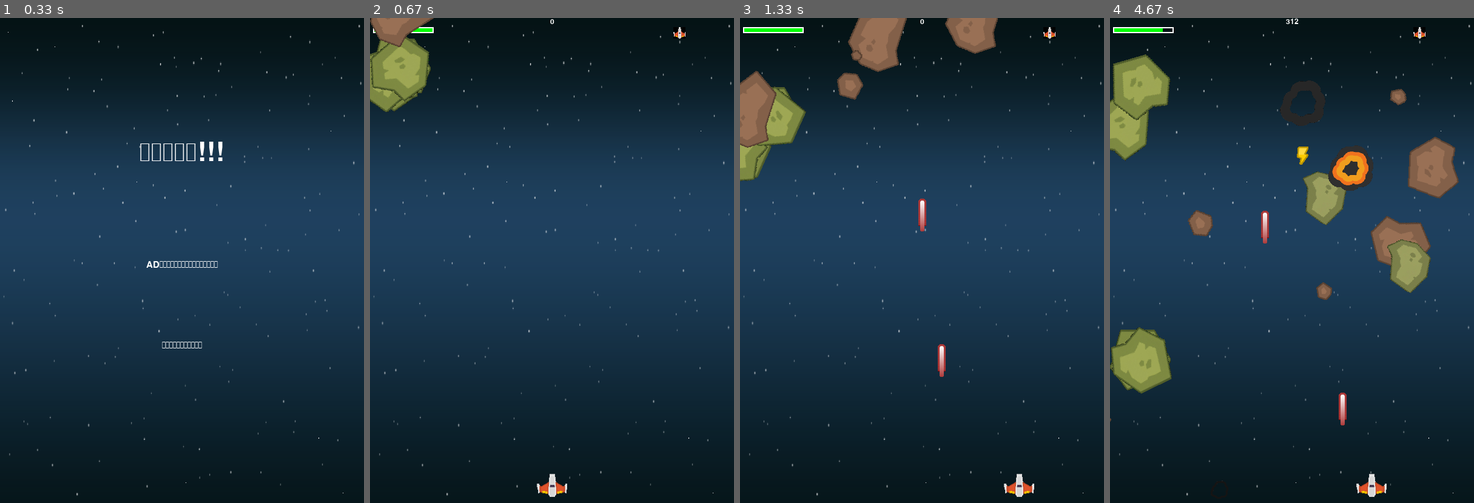
Above: before the commit, frames 1-4 (left to right).
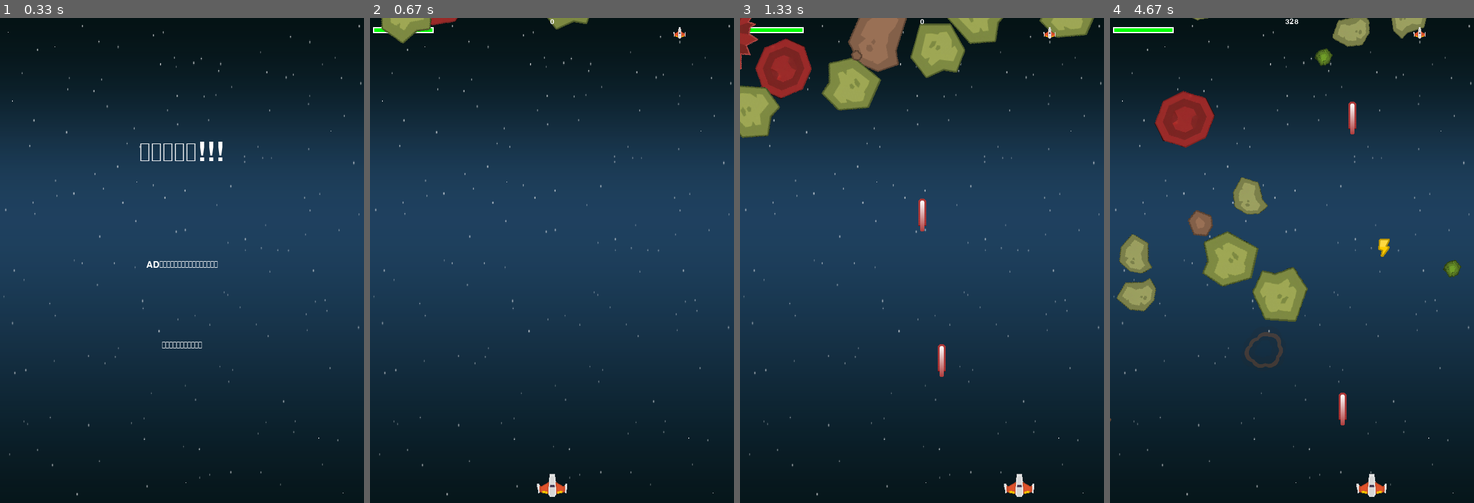
Above: after the commit, the same moments.

Repository: jz588738-byte/my-first-pygame
Game: pygame game, started from main.py
Two runs of this game, one before a commit and one after it. Both use one fixed random seed, a clock stepped at 60 frames per second and the inputs below.
Inputs:
- Up to frame 1 (0.33 s): no input
- Up to frame 2 (0.67 s): tap Space at 0.33 s
- Up to frame 3 (1.33 s): tap Space at 0.67, 1.07 s; hold D from 1 s (still down)
- Up to frame 4 (4.67 s): tap Space at 1.37, 1.57, 1.87, 2.07, 2.37, 2.63, 2.93, 3.07, 3.37, 3.73, 4.03, 4.23, 4.53 s; release D at 1.47 s; hold D 1.5-1.97 s; hold A 2-2.53 s; hold A 2.57-2.97 s; hold D 3-3.63 s; hold A 3.67-4.13 s; hold D 4.17-4.63 s

Frame 1 is identical in both runs. In frame 2, 2.8% of the frame differs, in the area x 0-61%, y 0-20%; in frame 3, 7.7%; in frame 4, 17%, in the area x 0-97%, y 0-98%.

Commit message:
Main (#7)
* fix: 優化程式管理規範與修復基礎錯誤

1. 新增 .gitignore 資料夾，排除快取檔 (__pycache__)題。

* refactor: 應用物件導向封裝原則重構遊戲邏輯

1. 統一管理隕石數量常數。
2. 將飛機射速邏輯封裝至 Player 類別，降低程式耦合度。

* feat: 增加爆炸隕石並實作其連鎖爆炸機制與特殊死亡特效

1. 實作 ExplodingRock 連鎖引爆，並處理無限遞迴問題。
2. 解決 SplitRock 循環引用衝突。
3. 整合爆炸波及加分系統。

Diff:
--- a/main.py
+++ b/main.py
@@ -1,7 +1,7 @@
 import pygame
 import random
 from setting import *
-from sprites import Player, Explosion, Power_up, BaseRock, SplitRock
+from sprites import Player, Explosion, Power_up, BaseRock, SplitRock, ExplodingRock
 from resource_manager import Load_resources
 from ui_utils import Draw_text, Draw_health, Draw_lives, Draw_init, Draw_end_screen
 
@@ -38,10 +38,23 @@
 
     #增加石頭
     def new_rock(self):
-        if random.random() < 0.2:
+        if len(self.rocks) >= MAX_ROCKS:
+            return
+
+        spawn_rates = {
+            'base': 50,
+            'split': 30,
+            'exploding':20
+        }
+
+        rock_type = random.choices(list(spawn_rates.keys()), weights = list(spawn_rates.values()), k = 1)[0]
+        if rock_type == 'base':
+            r = BaseRock(self.res)
+        elif rock_type == 'split':
             r = SplitRock(self.res)
-        else:
-            r = BaseRock(self.res)
+        elif rock_type == 'exploding':
+            r = ExplodingRock(self.res)
+
         self.all_sprites.add(r)
         self.rocks.add(r)
 
@@ -68,6 +81,10 @@
     key_pressed = pygame.key.get_pressed()
     if key_pressed[pygame.K_SPACE]:
         game.player.shoot(game.all_sprites, game.bullets)
+    # 自動補充隕石 (維持 MIN_ROCKS~MAX_ROCKS 顆)
+    while len(game.rocks) < MIN_ROCKS:
+        game.new_rock()
+
     # 更新全部的物件
     game.all_sprites.update()
 
@@ -78,21 +95,26 @@
         expl_sound.set_volume(0.5)
         expl_sound.play()
         game.score += int(hit.radius)
-        expl = Explosion(hit.rect.center, 'lg', res)
-        game.all_sprites.add(expl)
-        if isinstance(hit, SplitRock):
-            hit.split(game.all_sprites, game.rocks)
+        if not isinstance(hit, ExplodingRock):
+            expl = Explosion(hit.rect.center, 'lg', res)
+            game.all_sprites.add(expl)
         #寶物的掉落
         if random.random() > 0.9:
             power = Power_up(res, hit.rect.center)
             game.all_sprites.add(power)
             game.powers.add(power)
-        game.new_rock()
+        #子彈射擊到的石頭種類
+        if isinstance(hit, SplitRock):
+            hit.split(game.all_sprites, game.rocks)
+            continue
+        elif isinstance(hit, ExplodingRock):
+            hit.damage_exploding(game.all_sprites, game.rocks, Explosion, game)
+            continue
+
 
     #飛機和石頭的碰撞
     hits = pygame.sprite.spritecollide(game.player,game.rocks,True,pygame.sprite.collide_circle)
     for hit in hits:
-        game.new_rock()
         game.player.health -= hit.radius
         expl = Explosion(hit.rect.center, 'sm', res)
         game.all_sprites.add(expl)
@@ -130,8 +152,6 @@
                 game.player.health = 100
             res['sound']['power_up_sound']['heal'].play()
         elif hit.type == 'grade_up':
-            if game.player.grade == 1:
-                game.player.shoot_delay -= 50
             game.player.grade_up()
             res['sound']['power_up_sound']['grade_up'].play()
 
--- a/resource_manager.py
+++ b/resource_manager.py
@@ -13,44 +13,62 @@
         'sound': {
             'power_up_sound':{}
         },
-        'anim': {'lg': [], 'sm': [], 'player_die': []}
+        'anim': {'lg': [], 'sm': [], 'player_die': [], 'damage_exploding': []}
     }
 
     #加載圖片
     res['img']['background'] = pygame.image.load(os.path.join(BASE_DIR, 'image','background.png')).convert()
     res['img']['background'] = pygame.transform.scale(res['img']['background'],(WIDTH,HEIGHT))
     res['img']['player'] = pygame.image.load(os.path.join(BASE_DIR, 'image','player.png')).convert()
+    res['img']['player'].set_colorkey(BLACK)
     res['img']['player_mini'] = pygame.image.load(os.path.join(BASE_DIR, 'image','player.png')).convert()
+    res['img']['player_mini'].set_colorkey(BLACK)
     res['img']['player_mini'] = pygame.transform.scale(res['img']['player_mini'], (20, 19))
     res['img']['bullet'] = pygame.image.load(os.path.join(BASE_DIR, 'image','bullet.png')).convert()
+    res['img']['bullet'].set_colorkey(BLACK)
     #寶物圖片
     res['power_up_img']['grade_up'] = pygame.image.load(os.path.join(BASE_DIR, 'image','grade_up.png')).convert()
+    res['power_up_img']['grade_up'].set_colorkey(BLACK)
     res['power_up_img']['heal'] = pygame.image.load(os.path.join(BASE_DIR, 'image','heal.png')).convert()
+    res['power_up_img']['heal'].set_colorkey(BLACK)
 
+    #隕石圖片
     res['img']['rocks'] = []
     for i in range(7):
-        res['img']['rocks'].append(pygame.image.load(os.path.join(BASE_DIR, 'image',f'rock{i}.png')).convert())
+        img = pygame.image.load(os.path.join(BASE_DIR, 'image',f'rock{i}.png')).convert()
+        img.set_colorkey(BLACK)
+        res['img']['rocks'].append(img)
 
     res['img']['split_rocks'] = []
-    for i in range(5):
-        res['img']['split_rocks'].append(pygame.image.load(os.path.join(BASE_DIR, 'image',f'split_rock{i}.png')).convert())
+    for i in range(3):
+        img = pygame.image.load(os.path.join(BASE_DIR, 'image',f'split_rock{i}.png')).convert()
+        img.set_colorkey(BLACK)
+        res['img']['split_rocks'].append(img)
 
+    res['img']['exploding_rock'] = []
+    for i in range(3):
+        img = pygame.image.load(os.path.join(BASE_DIR, 'image',f'exploding_rock{i}.png')).convert()
+        img.set_colorkey(BLACK)
+        res['img']['exploding_rock'].append(img)
     #爆炸的動畫圖片
     for i in range(9):
-        expl_img = pygame.image.load(os.path.join(BASE_DIR, 'image',f'expl{i}.png')).convert()
-        expl_img.set_colorkey(BLACK)
+        expl_img = pygame.image.load(os.path.join(BASE_DIR, 'image',f'expl{i}.png')).convert_alpha()
         res['anim']['lg'].append(pygame.transform.scale(expl_img, (75, 75)))
         res['anim']['sm'].append(pygame.transform.scale(expl_img, (30, 30)))
 
-        player_expl_img = pygame.image.load(os.path.join(BASE_DIR, 'image', f'player_expl{i}.png')).convert()
-        player_expl_img.set_colorkey(BLACK)
+        player_expl_img = pygame.image.load(os.path.join(BASE_DIR, 'image', f'player_expl{i}.png')).convert_alpha()
         res['anim']['player_die'].append(player_expl_img)
+
+    for i in range(1, 10):
+        damage_exploding_img = pygame.image.load(os.path.join(BASE_DIR, 'image', f'damage_exploding ({i}).png')).convert_alpha()
+        res['anim']['damage_exploding'].append(damage_exploding_img)
 
     #加載音樂
     res['sound']['shoot'] = pygame.mixer.Sound(os.path.join(BASE_DIR, 'sound','shoot.wav'))
     res['sound']['player_die'] = pygame.mixer.Sound(os.path.join(BASE_DIR, 'sound','rumble.ogg'))
     res['sound']['power_up_sound']['grade_up'] = pygame.mixer.Sound(os.path.join(BASE_DIR, 'sound','grade_up.wav'))
     res['sound']['power_up_sound']['heal'] = pygame.mixer.Sound(os.path.join(BASE_DIR, 'sound', 'heal.wav'))
+    res['sound']['damage_exploding'] = pygame.mixer.Sound(os.path.join(BASE_DIR, 'sound', 'damage_exploding.wav'))
     res['sound']['expls'] = [
     pygame.mixer.Sound(os.path.join(BASE_DIR, 'sound','expl0.wav')),
     pygame.mixer.Sound(os.path.join(BASE_DIR, 'sound','expl1.wav'))
--- a/setting.py
+++ b/setting.py
@@ -8,3 +8,14 @@
 RED = (255,0,0)
 YELLOW = (255,255,0)
 BLACK = (0,0,0)
+
+# 隕石設定
+ROCK_MIN_SPEED_Y = 2
+ROCK_MAX_SPEED_Y = 5
+ROCK_SPEED_X_RANGE = (-1, 1)
+ROCK_ROT_DEGREE_RANGE = (-2, 2)
+# 隕石生成範圍 Y 軸
+ROCK_SPAWN_Y_MIN = -200
+ROCK_SPAWN_Y_MAX = -100
+MAX_ROCKS = 20
+MIN_ROCKS = 10
--- a/sprites/__init__.py
+++ b/sprites/__init__.py
@@ -4,4 +4,4 @@
 from .power_up import Power_up
 
 #處理石頭package的導出
-from .rocks import BaseRock, SplitRock
+from .rocks import BaseRock, SplitRock, ExplodingRock
--- a/sprites/player.py
+++ b/sprites/player.py
@@ -32,6 +32,8 @@
         now = pygame.time.get_ticks()
         if self.grade > 1 and now - self.grade_time > 10000:
             self.grade -= 1
+            if self.grade == 1:
+                self.shoot_delay += 50
             self.grade_time = now
         #復活多久可以動
         if self.is_respawn and now - self.respawn_time > 1000:
@@ -78,6 +80,8 @@
         self.rect.center = (WIDTH // 2, HEIGHT + 500)
 
     def grade_up(self):
+        if self.grade == 1:
+            self.shoot_delay -= 50
         self.grade += 1
         self.grade_time = pygame.time.get_ticks()
 
--- a/sprites/rocks/__init__.py
+++ b/sprites/rocks/__init__.py
@@ -1,2 +1,3 @@
 from .base_rock import BaseRock
 from .split_rock import SplitRock
+from .exploding_rock import ExplodingRock
--- a/sprites/rocks/base_rock.py
+++ b/sprites/rocks/base_rock.py
@@ -3,7 +3,18 @@
 import random
 
 class BaseRock(pygame.sprite.Sprite):
-    def __init__(self,res):
+    """
+    遊戲中的基本隕石物件。
+
+    繼承自 pygame.sprite.Sprite，負責處理隕石的移動、旋轉和繪製。
+    """
+    def __init__(self, res: dict):
+        """
+        初始化隕石。
+
+        Args:
+            res (dict): 包含遊戲資源（圖片、音效）的字典。
+        """
         super().__init__()
         self.res = res
         self.image_ori = random.choice(self.res['img']['rocks'])
@@ -11,16 +22,17 @@
         self.image = self.image_ori.copy()
         self.rect = self.image.get_rect()
         self.radius = self.rect.width * 0.85 // 2
-        #初始位置
-        self.rect.x = random.randrange(0,WIDTH - self.rect.width)
-        self.rect.y = random.randrange(-200,-100)
-        self.speedy = random.randrange(2,5)
-        self.speedx = random.randrange(-1,1)
+        # 初始位置
+        self.rect.x = random.randrange(0, WIDTH - self.rect.width)
+        self.rect.y = random.randrange(ROCK_SPAWN_Y_MIN, ROCK_SPAWN_Y_MAX)
+        self.speedy = random.randrange(ROCK_MIN_SPEED_Y, ROCK_MAX_SPEED_Y)
+        self.speedx = random.randrange(*ROCK_SPEED_X_RANGE)
         self.total_degree = 0
-        self.rot_degree = random.randrange(-2, 2)
+        self.rot_degree = random.randrange(*ROCK_ROT_DEGREE_RANGE)
 
-    #石頭旋轉
+    # 隕石旋轉
     def rotate(self):
+        """處理隕石的旋轉動畫。"""
         self.total_degree += self.rot_degree
         self.total_degree = self.total_degree % 360
         self.image = pygame.transform.rotate(self.image_ori, self.total_degree)
@@ -29,12 +41,13 @@
         self.rect.center = center
 
     def update(self):
+        """更新隕石的位置和狀態。"""
         self.rotate()
         self.rect.x += self.speedx
         self.rect.y += self.speedy
-        #邊界控制
+        # 邊界控制：如果超出螢幕，重置位置
         if self.rect.top > HEIGHT or self.rect.left > WIDTH or self.rect.right < 0:
             self.rect.x = random.randrange(0, WIDTH - self.rect.width)
-            self.rect.y = random.randrange(-100, -40)
-            self.speedy = random.randrange(2, 5)
-            self.speedx = random.randrange(-1,1)
+            self.rect.y = random.randrange(ROCK_SPAWN_Y_MAX, -40) # 重生位置稍微調整
+            self.speedy = random.randrange(ROCK_MIN_SPEED_Y, ROCK_MAX_SPEED_Y)
+            self.speedx = random.randrange(*ROCK_SPEED_X_RANGE)
--- /dev/null
+++ b/sprites/rocks/exploding_rock.py
@@ -0,0 +1,86 @@
+import pygame
+from setting import *
+from .base_rock import BaseRock
+import random
+
+class ExplodingRock(BaseRock):
+
+    def __init__(self, res):
+        super().__init__(res)
+        self.res = res
+
+        self.is_exploding = False
+        self.frame = 0
+        self.last_update = pygame.time.get_ticks()
+        self.frame_duration = 50
+
+
+        raw_image = random.choice(self.res['img']['exploding_rock'])
+
+        rock_width = [100, 120, 140]
+        self.target_width = random.choice(rock_width)
+
+        self.radius = self.target_width * 0.85// 2
+
+        # 保存父類別 BaseRock 產生的隨機位置
+        old_center = self.rect.center
+
+        self.image_ori = pygame.transform.scale(raw_image, (self.target_width, self.target_width))
+        self.image = self.image_ori.copy()
+        self.rect = self.image.get_rect()
+        self.rect.center = old_center # 還原隨機位置
+
+    def damage_exploding(self, all_sprites, rocks, Explosion, game):
+        all_sprites.add(self)
+        self.is_exploding = True
+        self.res['sound']['damage_exploding'].play()
+
+        # 爆炸範圍邏輯：摧毀範圍內的隕石
+        from .split_rock import SplitRock  # 在函式內導入以避免循環引用
+
+        for rock in rocks:
+            # 排除自己，且排除已經在爆炸中的隕石（避免重複觸發無限連鎖）
+            if rock != self and not (isinstance(rock, ExplodingRock) and rock.is_exploding):
+                # 計算距離
+                dist_sq = (self.rect.centerx - rock.rect.centerx) ** 2 + (self.rect.centery - rock.rect.centery) ** 2
+                explosion_radius = self.radius * 2.5
+
+                if dist_sq < explosion_radius ** 2:
+                    # 每炸掉一個隕石就加分
+                    game.score += int(rock.radius)
+
+                    # 判斷被炸到的隕石類型，觸發各自的死亡效果
+                    if isinstance(rock, ExplodingRock):
+                        # 連鎖反應！
+                        rock.damage_exploding(all_sprites, rocks, Explosion, game)
+                    else:
+                        if isinstance(rock, SplitRock):
+                            rock.split(all_sprites, rocks)
+
+                        # 為普通隕石或分裂前的大隕石產生爆炸動畫
+                        expl = Explosion(rock.rect.center, 'lg', self.res)
+                        all_sprites.add(expl)
+                        rock.kill() # 摧毀隕石
+
+        exploding_image = self.res['anim']['damage_exploding'][self.frame]
+        self.image = pygame.transform.scale(exploding_image, (self.target_width, self.target_width))
+        center = self.rect.center
+        self.rect = self.image.get_rect()
+        self.rect.center = center
+
+    def update(self):
+        if self.is_exploding:
+            now = pygame.time.get_ticks()
+            if now - self.last_update > self.frame_duration:
+                self.last_update = now
+                self.frame += 1
+                if self.frame == len(self.res['anim']['damage_exploding']):
+                    self.kill()
+                else:
+                    exploding_image = self.res['anim']['damage_exploding'][self.frame]
+                    self.image = pygame.transform.scale(exploding_image, (self.target_width, self.target_width))
+                    center = self.rect.center
+                    self.rect = self.image.get_rect()
+                    self.rect.center = center
+        else:
+            super().update()
--- a/sprites/rocks/split_rock.py
+++ b/sprites/rocks/split_rock.py
@@ -7,30 +7,34 @@
 class SplitRock(BaseRock):
     def __init__(self, res, size = None, center = None):
         super().__init__(res)
-        self.size = size if size is not None else 4
+        self.size = size if size is not None else 2
 
         raw_image = self.res['img']['split_rocks'][self.size]
 
         #定義每一個石頭的大小
-        rock_widths = [20, 40, 60, 80, 100]
+        rock_widths = [30, 60, 90]
         target_width = rock_widths[self.size]
 
+        # 保存隨機位置或傳入的中心點
+        old_center = center if center else self.rect.center
+
+        self.radius = target_width * 0.85 // 2
         #縮放圖片
         self.image_ori = pygame.transform.scale(raw_image, (target_width, target_width))
         self.image_ori.set_colorkey(BLACK)
         self.image = self.image_ori.copy()
         self.rect = self.image.get_rect()
-        #重新計算半徑
-        self.radius = self.rect.width * 0.85 // 2
+        self.rect.center = old_center # 還原位置
+
 
         if center:
             self.rect.center = center
 
             self.speedy = random.randrange(2, 5)
-            self.speedx = random.randrange(-1, 1)
+            self.speedx = random.randrange(-3, 3)
 
     def split(self, all_sprites, rocks):
-        if self.size - 1 >= 0 and self.size > 3:
+        if self.size - 1 >= 0:
             new_size = self.size - 1
 
             #分裂石頭
Binary file added: image/damage_exploding (1).png
Binary file added: image/damage_exploding (2).png
Binary file added: image/damage_exploding (3).png
Binary file added: image/damage_exploding (4).png
Binary file added: image/damage_exploding (5).png
Binary file added: image/damage_exploding (6).png
Binary file added: image/damage_exploding (7).png
Binary file added: image/damage_exploding (8).png
Binary file added: image/damage_exploding (9).png
Binary file added: image/exploding_rock0.png
Binary file added: image/exploding_rock1.png
Binary file added: image/exploding_rock2.png
(and 7 more such lines)
